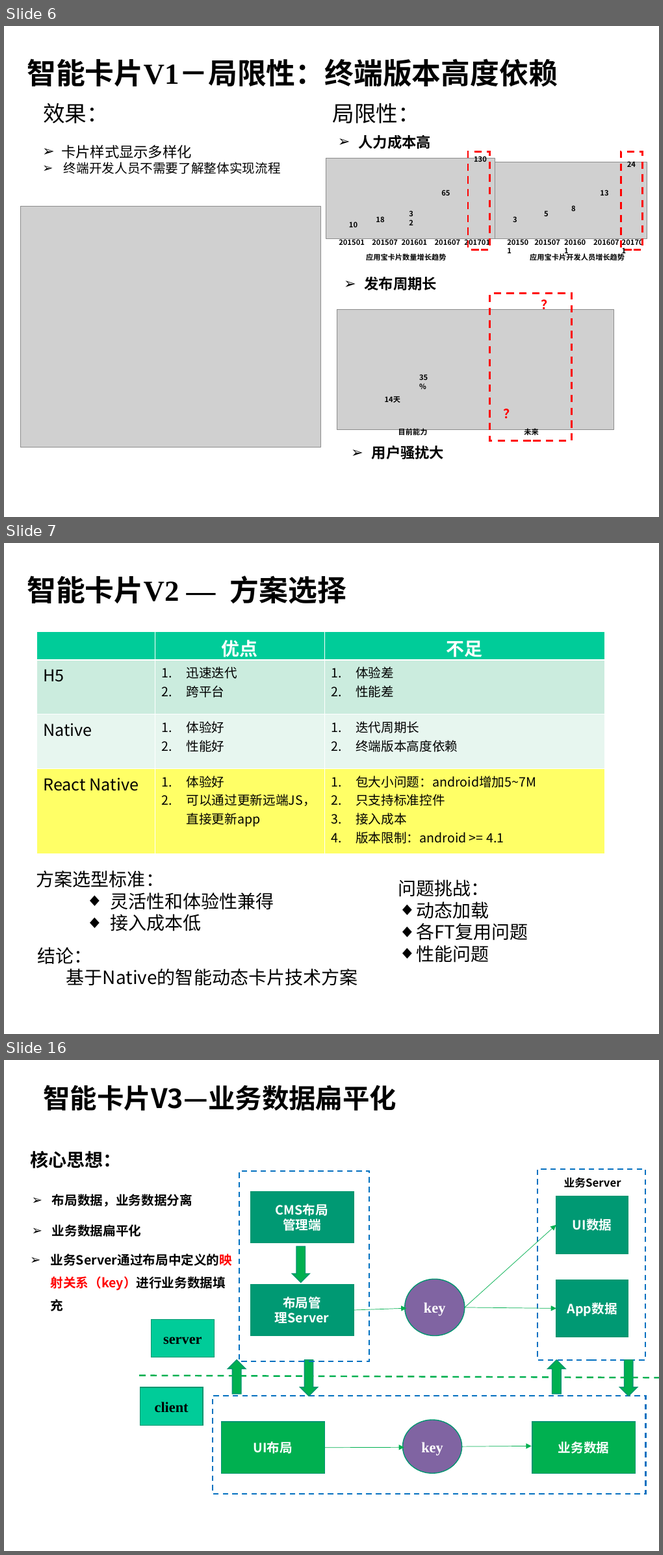
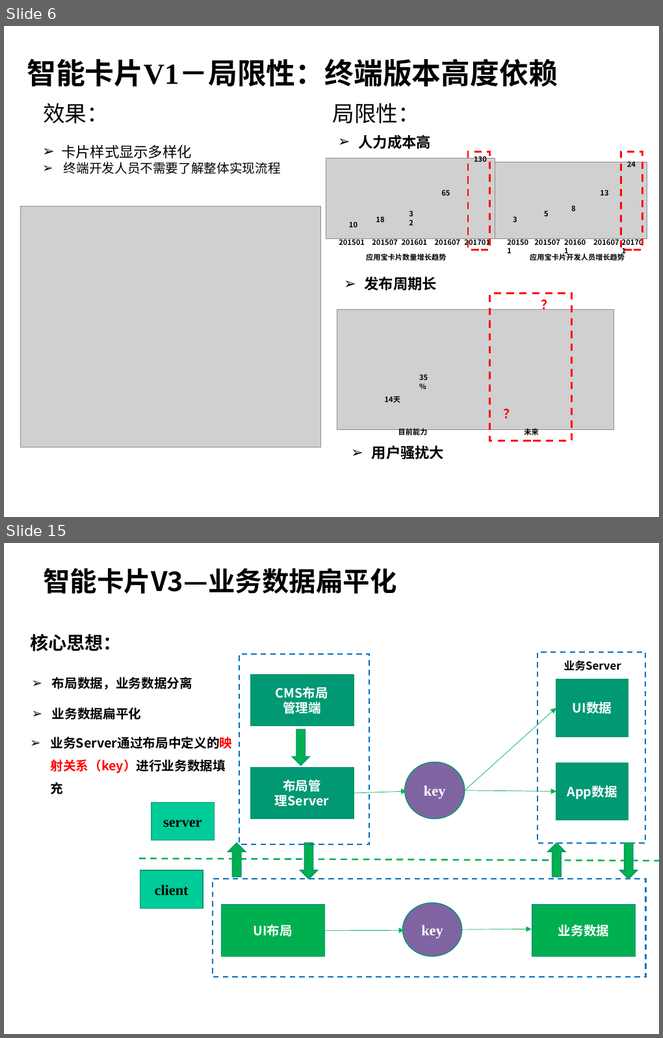
Before and after one commit to hamlingong/data, a slide deck: promote/龚海龙-v1.0.ppt. Shown one above the other, each under a label of ours: slides 6, 7 and 16 before the commit, slides 6 and 15 after it; the slides between them are not shown. The pictures are 663x1555 and 663x1038 pixels, drawn with LibreOffice and Linux fonts; fonts in the diff are those of the drawing; grey boxes stand for pictures; background and template pictures are left out. Boxes give left, top, right and bottom in pixels: in the first picture for what was removed or moved away, otherwise in the second. Text is boxed around its words. In the diff, an @@ line names an element or a change of style, - is before the commit and + after.

```diff
--- a/promote/龚海龙-v1.0.ppt
+++ b/promote/龚海龙-v1.0.ppt
@@ slide 7 removed at [4,543,659,1034], background picture (left out) @@
@@ title removed at [27,575,347,603] @@
-智能卡片V2 — 方案选择
@@ table removed at [36,631,605,848], 4 rows, 3 columns @@
- | 优点 | 不足
-H5 | 迅速迭代 / 跨平台 | 体验差 / 性能差
-Native | 体验好 / 性能好 | 迭代周期长 / 终端版本高度依赖
-React Native | 体验好 / 可以通过更新远端JS，直接更新app | 包大小问题：android增加5~7M / 只支持标准控件 / 接入成本 / 版本限制：android >= 4.1
@@ text removed at [36,871,274,932] @@
-方案选型标准：
-  ◆ 灵活性和体验性兼得
-  ◆ 接入成本低
@@ text removed at [398,880,528,963] @@
-问题挑战：
-◆ 动态加载
-◆ 各FT复用问题
-◆ 性能问题
@@ text removed at [38,947,358,986] @@
-结论：
-基于Native的智能动态卡片技术方案
@@ what was slide 16 is now slide 15 @@
```
Also in this commit, not shown: 18 slides changed.
